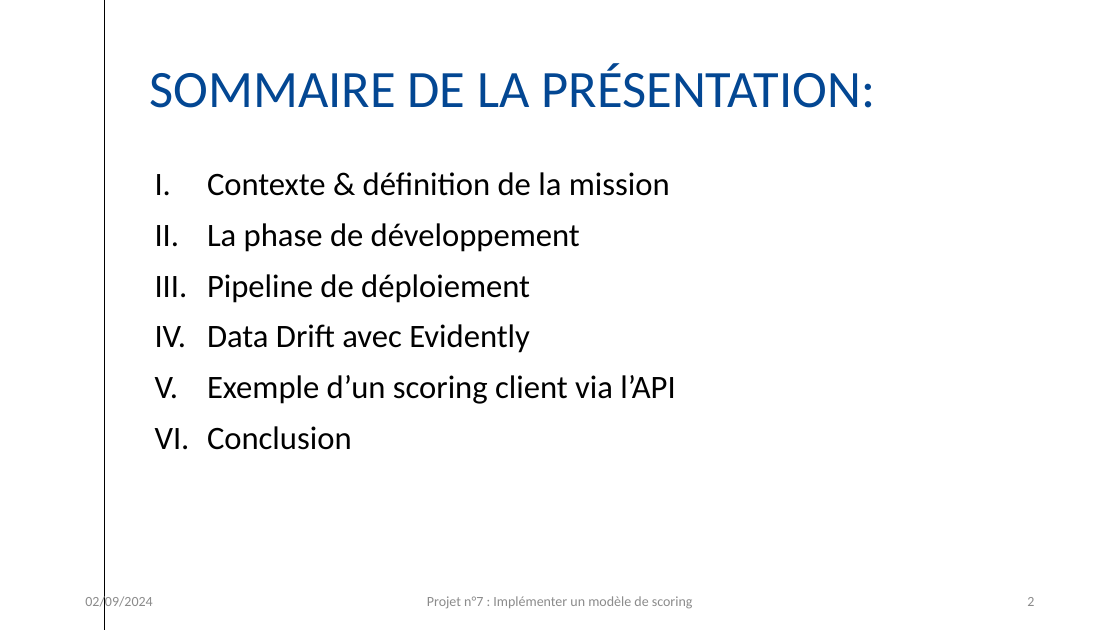
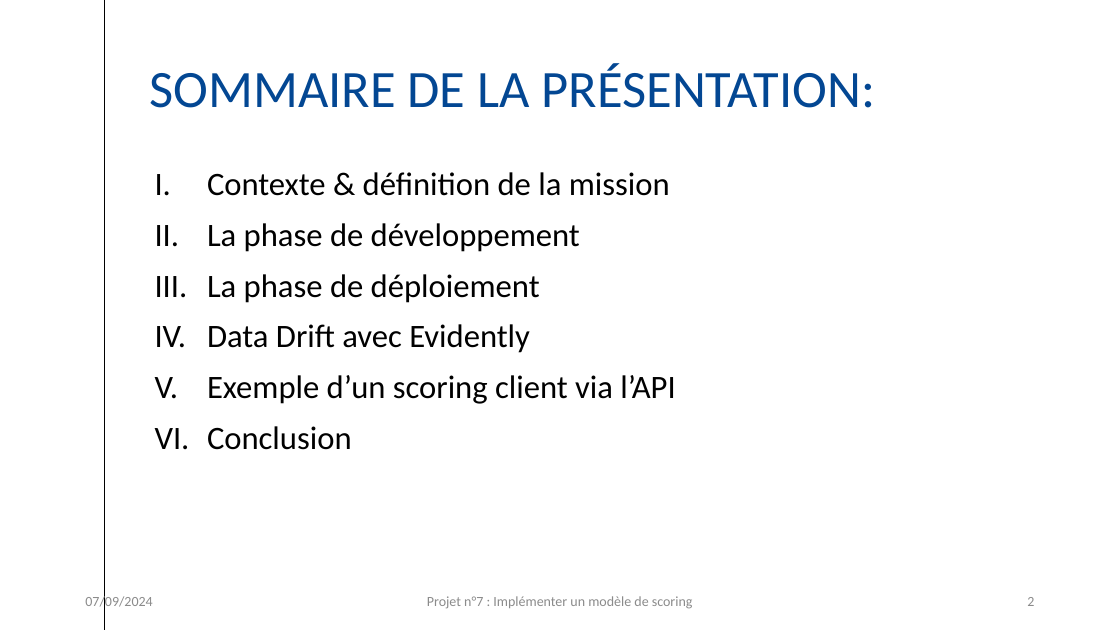
Before and after one commit to JustinVqr/P7_ScoringModel, a slide deck: slide 2 of présentation/Vacquerie_Justin_4_présentation_092024.pptx. Drawn at 1120x630 pixels with LibreOffice and Linux fonts; fonts in the diff are those of the drawing. Boxes give left, top, right and bottom in pixels: in the first picture for what was removed or moved away, otherwise in the second. Text is boxed around its words. In the diff, an @@ line names an element or a change of style, - is before the commit and + after.

```diff
--- a/présentation/Vacquerie_Justin_4_présentation_092024.pptx
+++ b/présentation/Vacquerie_Justin_4_présentation_092024.pptx
@@ text at [207,274,540,303]: text changed @@
-III. Pipeline de déploiement
+III. La phase de déploiement
@@ text at [85,594,152,610]: text changed @@
-02/09/2024
+07/09/2024
```
Also in this commit, not shown: 15 other slides changed, 11 slides added, 1 other file.
